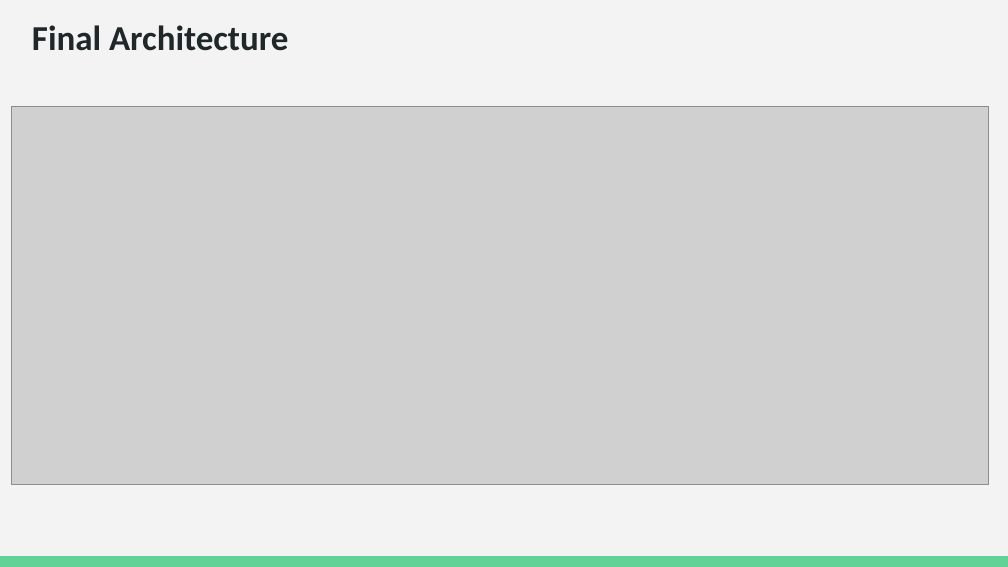
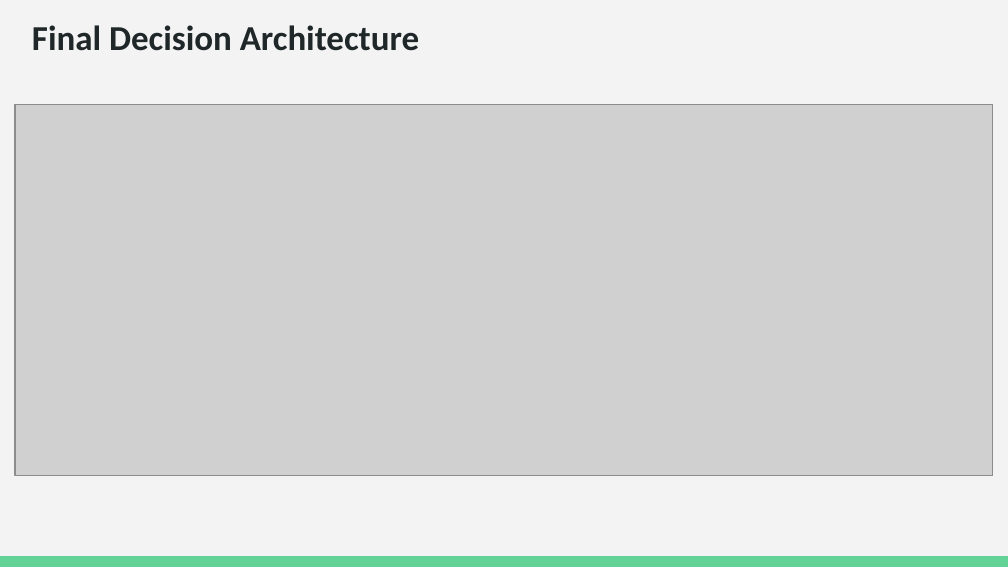
Before and after one commit to conner-mcnicholas/SevereWeatherDB, a slide deck: slide 5 of Step7/docs/DeploymentArchitecture.odp (slide 4 before the commit). Drawn at 1008x567 pixels with LibreOffice and Linux fonts; fonts in the diff are those of the drawing; grey boxes stand for pictures. Boxes give left, top, right and bottom in pixels: in the first picture for what was removed or moved away, otherwise in the second. Text is boxed around its words. In the diff, an @@ line names an element or a change of style, - is before the commit and + after.

```diff
--- a/Step7/docs/DeploymentArchitecture.odp
+++ b/Step7/docs/DeploymentArchitecture.odp
@@ text at [32,25,419,51]: text changed @@
-Final Architecture
+Final Decision Architecture
@@ picture: place and size @@
-picture at [11,107,989,485]
+picture at [15,105,993,476]
```
Also in this commit, not shown: 1 other slide changed, 1 slide added, 21 other files.
